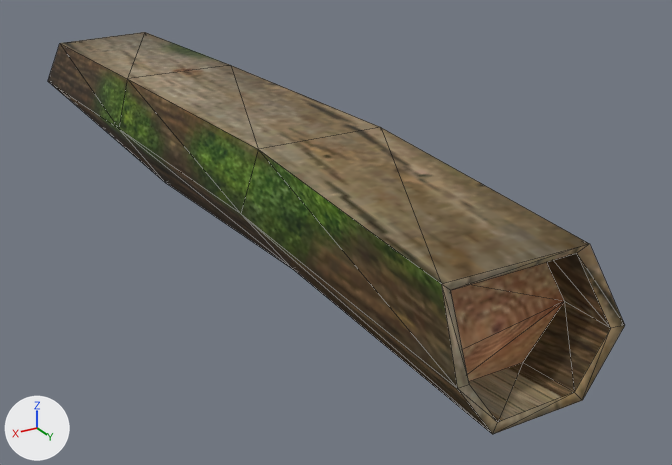
The glTF model Meshes/Environment/LogBridge/Log_Bridge.glb as it was, and as the next commit left it.
The view is the same before and after, from a 50 mm camera at (1.52, 3.26, 1.38) aimed at (-0.26, 0.28, -0.11). Lighting does not change. The marker at lower left points along +X, +Y and +Z. Mesh edges are drawn as thin lines. Vertices at the same position are counted once.

The first picture shows 'Log_Bridge'.
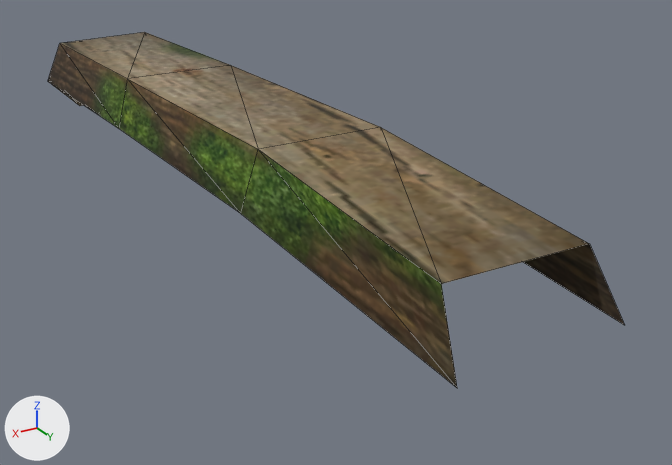
The change, as JSON lines over the scene's bpy script:
```json
{"block": "me_log_bridge", "where": "# used by ob_log_bridge; location = (0.0, 0.0, 0.0)"}
{"op": "remove", "block": "me_log_bridge", "code": "me_log_bridge.from_pydata(...)  # 48 vertices, 92 faces; spans x -0.33..0.32, y -1.78..1.76, z -0.1..0.41"}
{"op": "add", "block": "me_log_bridge", "code": "me_log_bridge.from_pydata(...)  # 30 vertices, 44 faces; spans x -0.33..0.32, y -1.78..1.75, z -0.01..0.41"}
{"block": "me_log_bridge", "change": "me_log_bridge part 1"}
{"block": "me_log_bridge", "change": "18 vertices are removed from x -0.28..0.23, y -0.58..1.76, z -0.1..0.34"}
{"block": "me_log_bridge", "change": "48 faces are deleted"}
```

Pixel boxes [x1, y1, x2, y2] of what changed, in the pictures (672 x 465 px):
```json
{"object": "Log_Bridge", "change": "reshaped", "before": [48, 32, 625, 434], "after": [48, 32, 625, 388], "on screen": "11% shorter"}
{"part": 1, "of": "me_log_bridge", "change": "deleted", "before": [49, 82, 625, 434], "on screen": "brown"}
```
